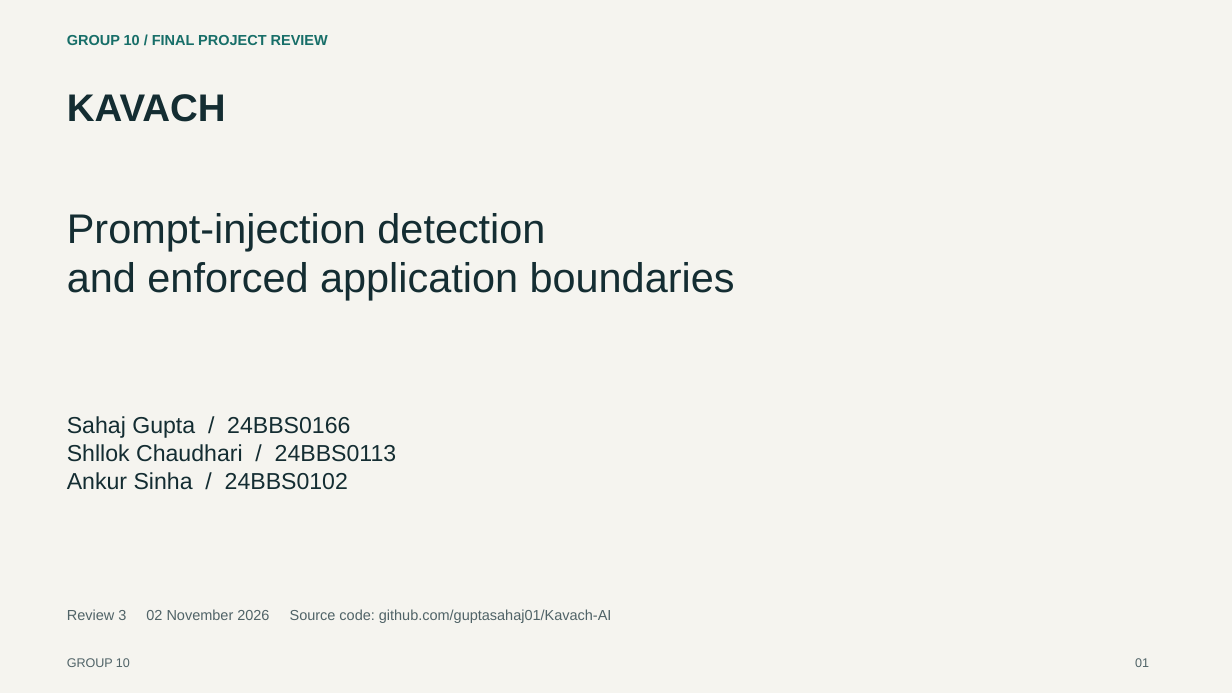
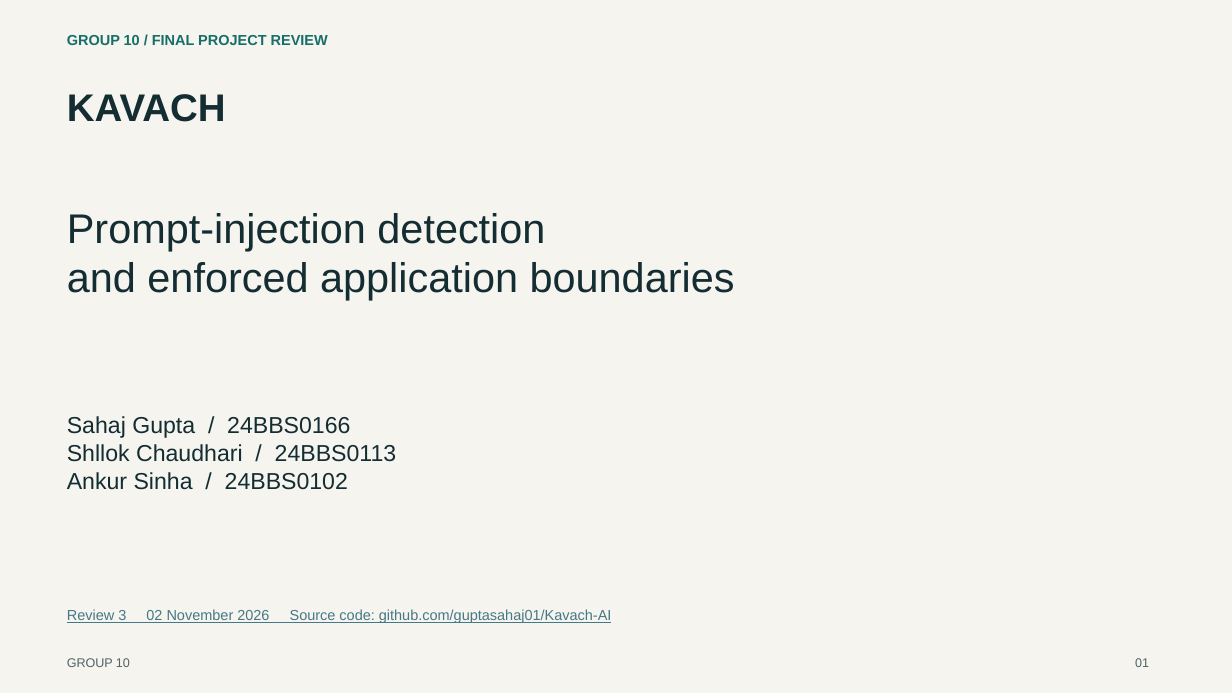
Before and after one commit to guptasahaj01/Kavach-AI, a slide deck: slide 1 of outputs/review3/KAVACH_Group10_Review3.pptx. Drawn at 1232x693 pixels with LibreOffice and Linux fonts; fonts in the diff are those of the drawing. Boxes give left, top, right and bottom in pixels: in the first picture for what was removed or moved away, otherwise in the second. Text is boxed around its words. In the diff, an @@ line names an element or a change of style, - is before the commit and + after.

Commit message:
Add clickable repository links and Review 3 README entry

```diff
--- a/outputs/review3/KAVACH_Group10_Review3.pptx
+++ b/outputs/review3/KAVACH_Group10_Review3.pptx
@@ text "Review 3 02 November 2026 ..." at (67, 609, 612, 623): text colour #506367 to #467886, underline on @@
```
Also in this commit, not shown: 1 other slide changed, 1 other file.
